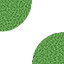
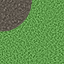
Before/after of a 64 x 64 layered artwork. What changed in the layer stack:
showed "GrassLayer copy 13" over [0, 0, 64, 64]
hid "GrassLayer copy 8" over [0, 0, 64, 64]
showed "DirtLayer" over [0, 0, 64, 64]
